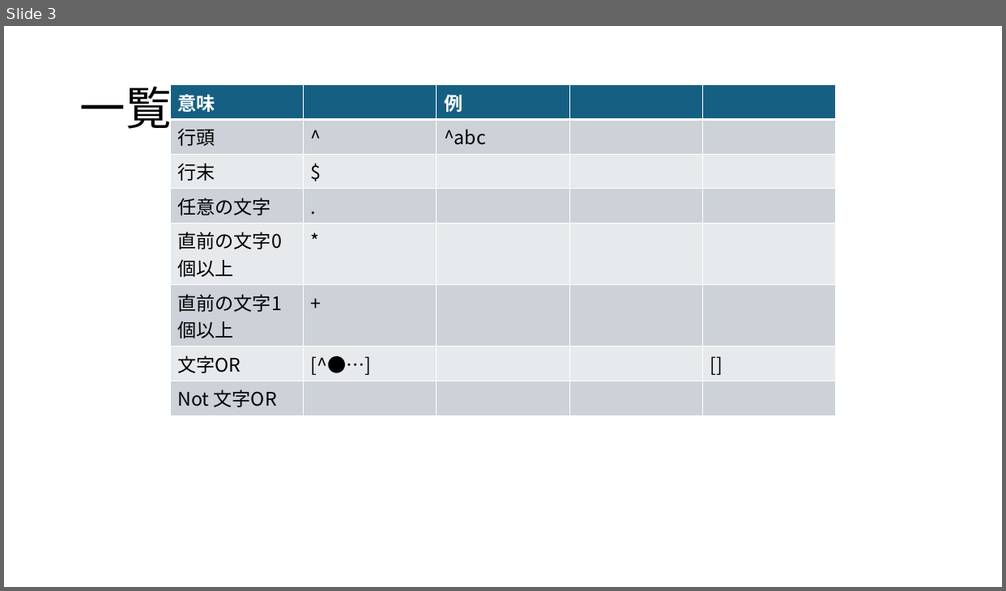
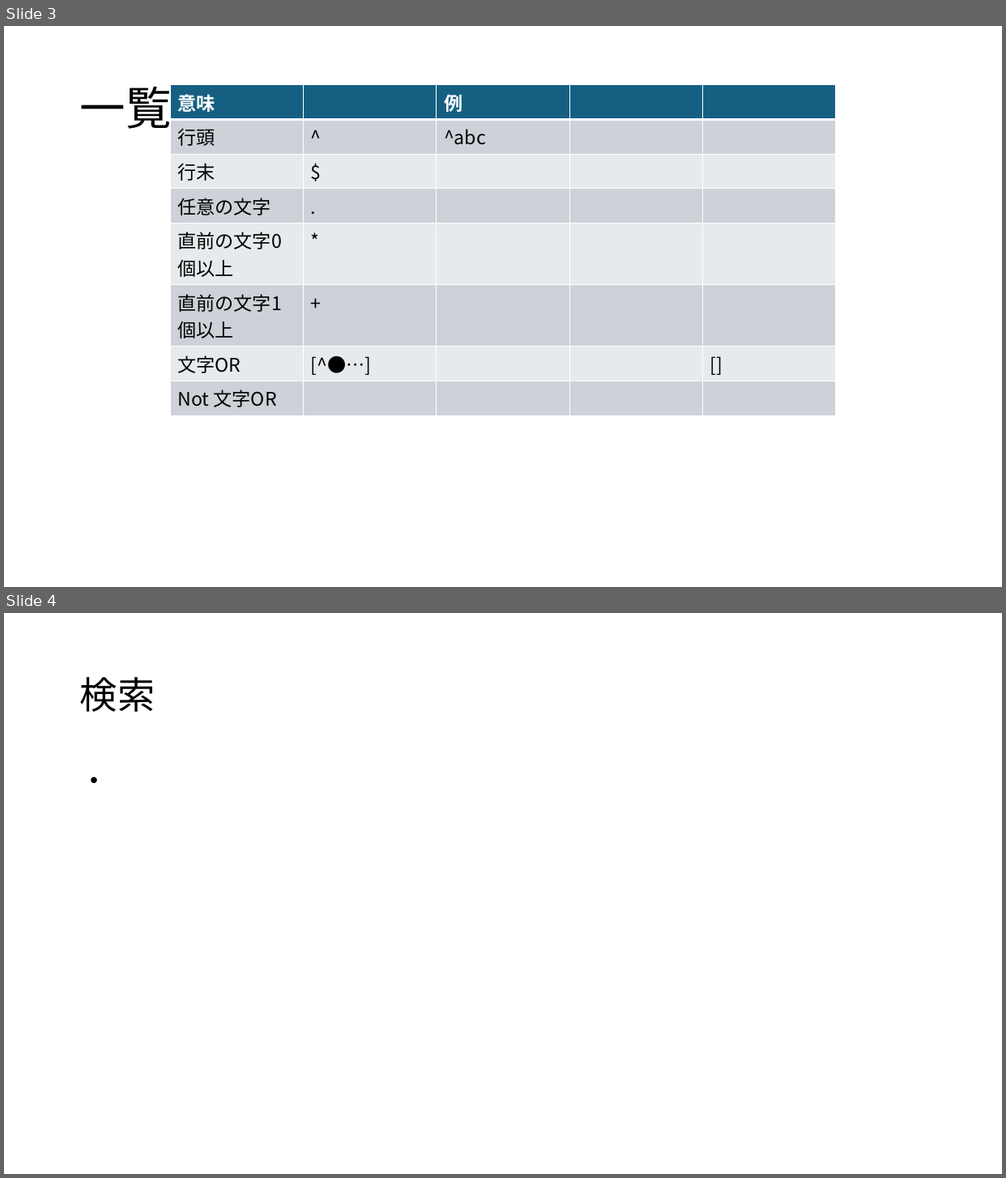
Before and after one commit to koga-miko/misc, a slide deck: raspberry-pi-report/すぐに使える正規表現.pptx. Shown one above the other, each under a label of ours: slide 3 before the commit, slides 3 and 4 after it. The pictures are 1006x591 and 1006x1178 pixels, drawn with LibreOffice and Linux fonts; fonts in the diff are those of the drawing. Boxes give left, top, right and bottom in pixels: in the first picture for what was removed or moved away, otherwise in the second. Text is boxed around its words. In the diff, an @@ line names an element or a change of style, - is before the commit and + after.

```diff
--- a/raspberry-pi-report/すぐに使える正規表現.pptx
+++ b/raspberry-pi-report/すぐに使える正規表現.pptx
@@ slide 4 added at (4,613,1002,1174), background #FFFFFF @@
@@ title added at (80,677,155,712), 36 pt, text #000000 @@
+検索
@@ text added at (80,777,109,783), 28 pt, text #000000 @@
+・
```
Also in this commit, not shown: 1 slide changed, 2 other slides added, 1 slide removed.
